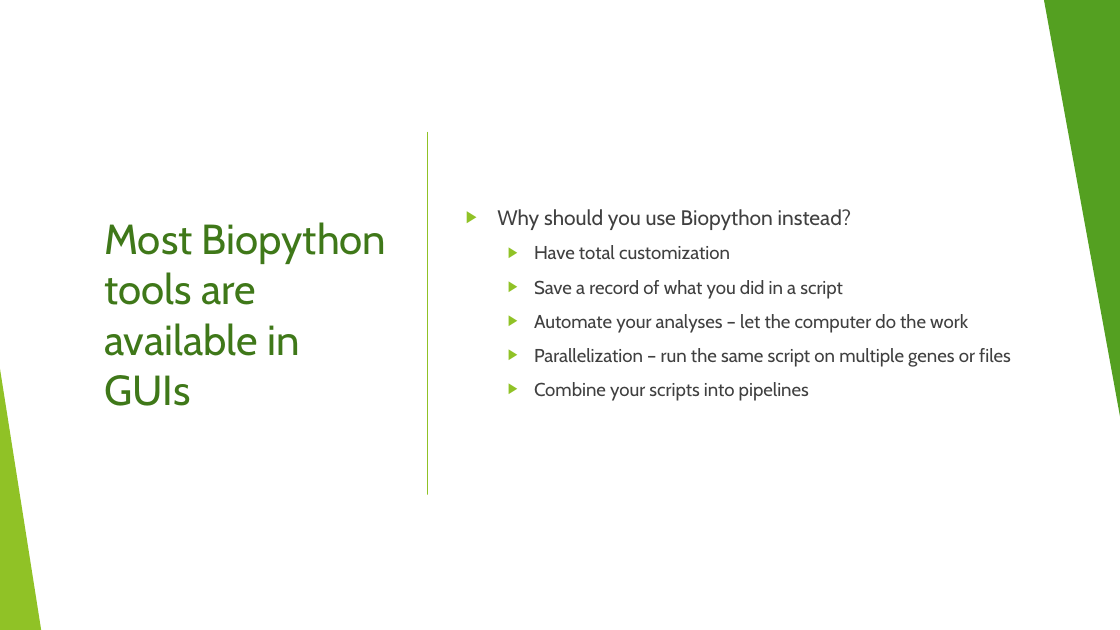
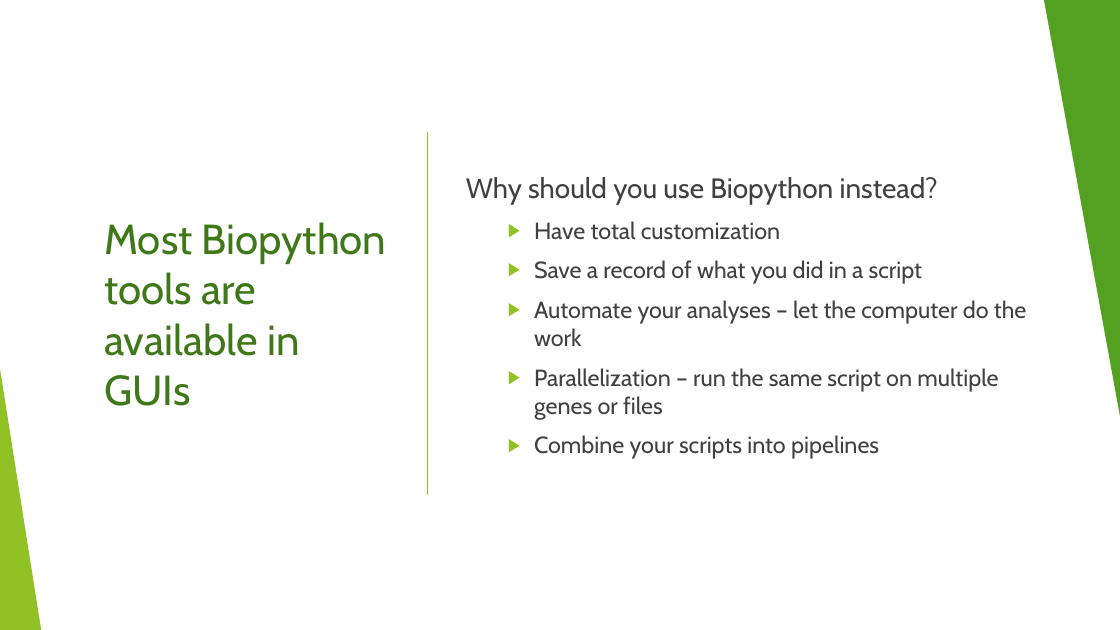
Before and after one commit to aGitHasNoName/Biopython, a slide deck: slide 3 of slides.pptx. Drawn at 1120x630 pixels with LibreOffice and Linux fonts; fonts in the diff are those of the drawing. Boxes give left, top, right and bottom in pixels: in the first picture for what was removed or moved away, otherwise in the second. Text is boxed around its words. In the diff, an @@ line names an element or a change of style, - is before the commit and + after.

```diff
--- a/slides.pptx
+++ b/slides.pptx
@@ text "Why should you use Biopython ...": place and size @@
-text "Why should you use Biopython ..." at [497,209,1011,401]
+text "Why should you use Biopython ..." at [466,177,1027,459]
@@ text "Why should you use Biopython ..." at [466,177,1027,459]: size 18 to 24 pt in "Why should you use Biopython instead?"; size 16 to 20 pt in "Have total customization", "Save a record of what you did ...", "Automate your analyses – let the computer ...", "Parallelization – run the same script on ..." and 1 more places; bullet ▶ to none @@
```
Also in this commit, not shown: 4 other slides changed, 1 slide added, 2 other files.
